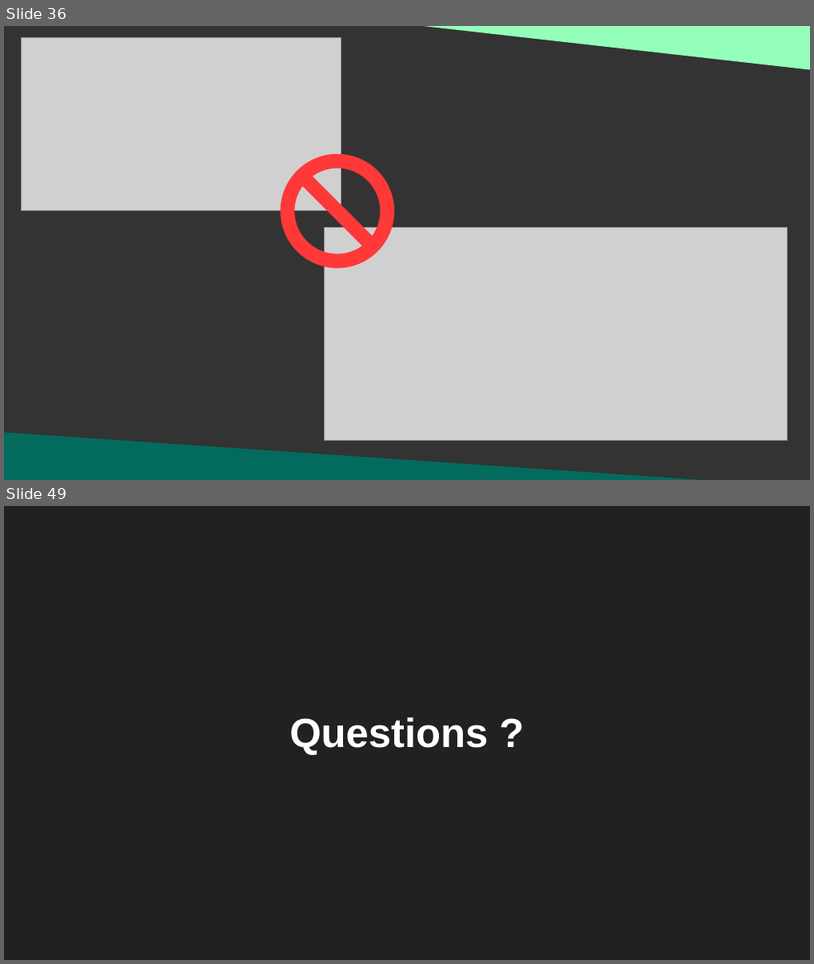
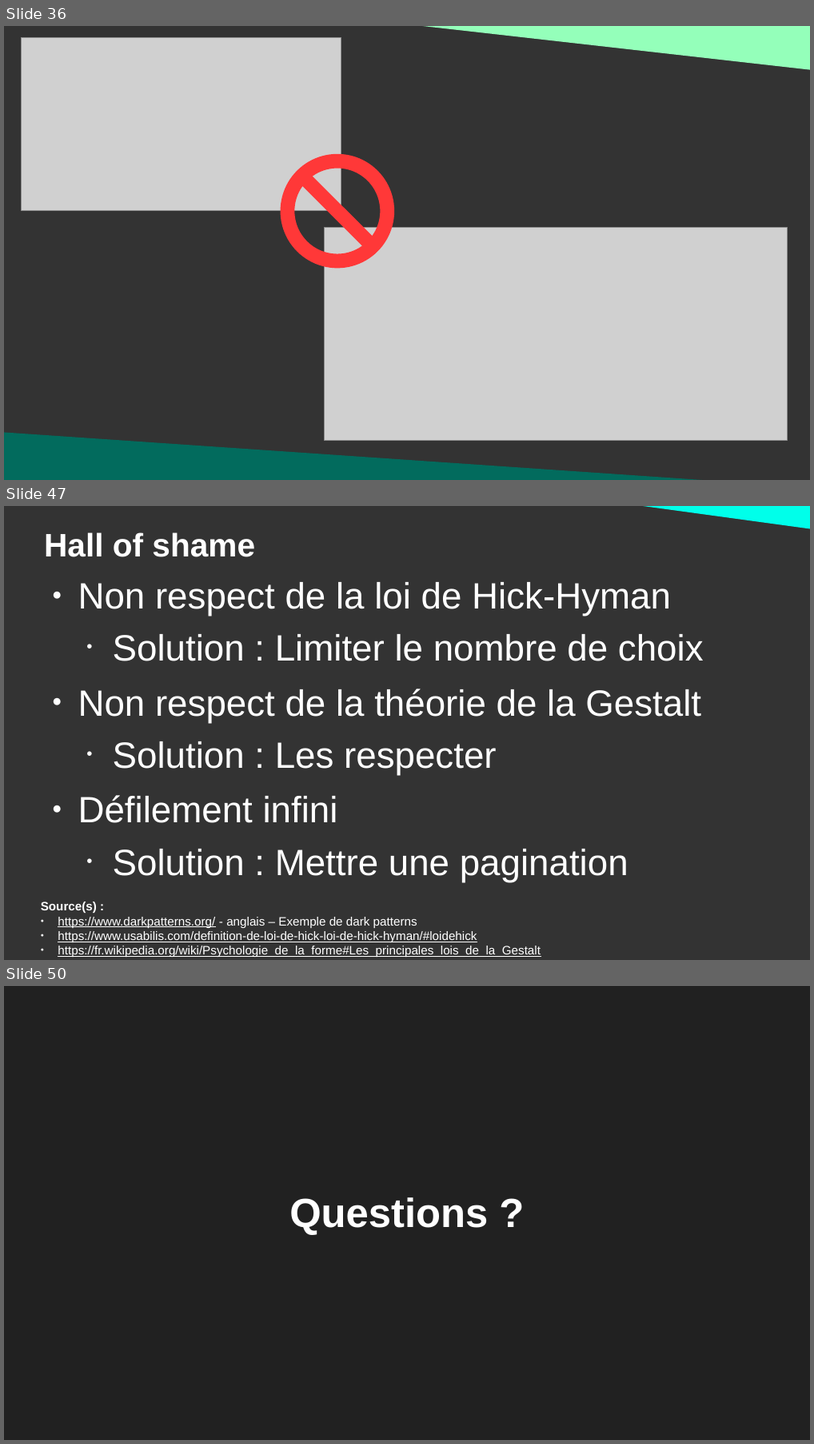
Before and after one commit to DanYellow/cours, a slide deck: ergonomie-et-accessibilite-s2/numero-1/presentation.odp. Shown one above the other, each under a label of ours: slides 36 and 49 before the commit, slides 36, 47 and 50 after it; the slides between them are not shown. The pictures are 814x964 and 814x1444 pixels, drawn with LibreOffice and Linux fonts; fonts in the diff are those of the drawing; grey boxes stand for pictures. Boxes give left, top, right and bottom in pixels: in the first picture for what was removed or moved away, otherwise in the second. Text is boxed around its words. In the diff, an @@ line names an element or a change of style, - is before the commit and + after.

```diff
--- a/ergonomie-et-accessibilite-s2/numero-1/presentation.odp
+++ b/ergonomie-et-accessibilite-s2/numero-1/presentation.odp
@@ slide 47 added at bbox=[4, 506, 810, 960], background #333333 @@
@@ right triangle added at bbox=[620, 506, 810, 529], fill #00FFEA @@
@@ title added at bbox=[44, 532, 255, 557], 32 pt, text #FFFFFF, bold @@
+Hall of shame
@@ text added at bbox=[78, 582, 704, 882], 36 pt, text #FFFFFF @@
+● Non respect de la loi de Hick-Hyman
+  • Solution : Limiter le nombre de choix
+● Non respect de la théorie de la Gestalt
+  • Solution : Les respecter
+● Défilement infini
+  • Solution : Mettre une pagination
@@ text added at bbox=[41, 901, 541, 956], 12 pt, text #FFFFFF, underline @@
+Source(s) :
+● https://www.darkpatterns.org/ - anglais – Exemple de dark patterns
+● https://www.usabilis.com/definition-de-loi-de-hick-loi-de-hick-hyman/#loidehick
+● https://fr.wikipedia.org/wiki/Psychologie_de_la_forme#Les_principales_lois_de_la_Gestalt
@@ what was slide 49 is now slide 50 @@
```
Also in this commit, not shown: 4 slides changed, 1 other slide added, 1 slide removed, 10 other files.
